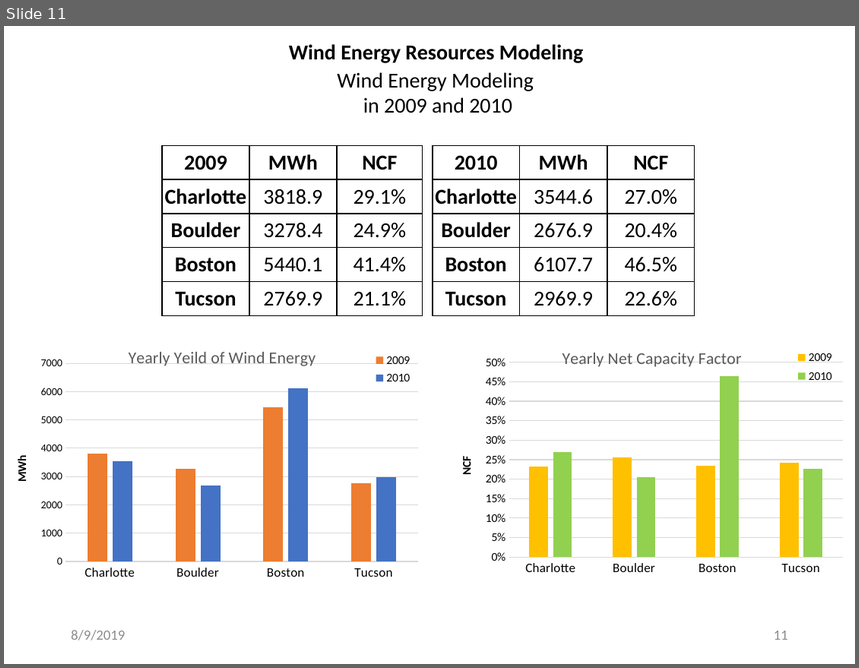
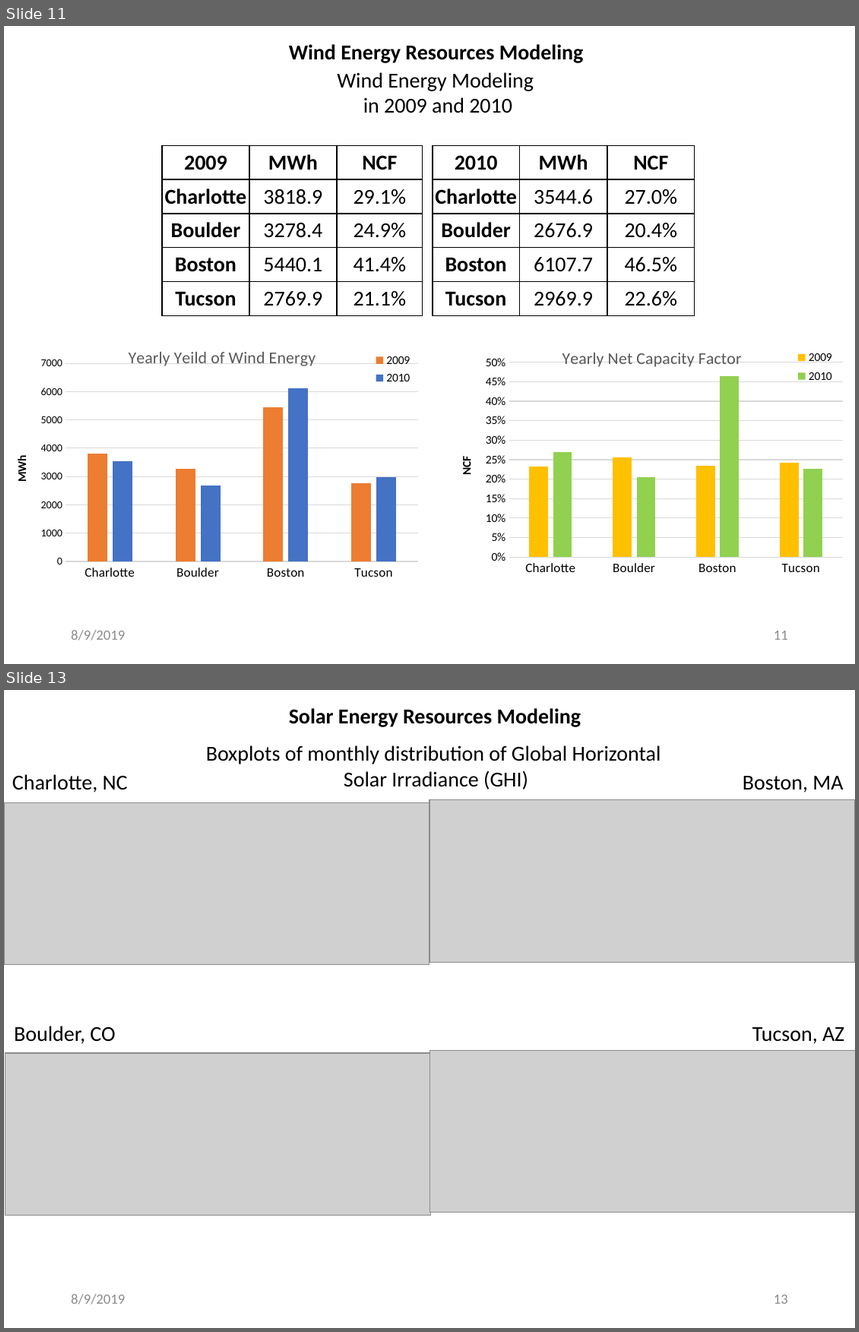
Before and after one commit to mhdella/Renewable-Energy-Analytics, a slide deck: +Presentation for Energy_Analytics/Wind_Solar_Energy_Modeling_Analysis.pptx. Shown one above the other, each under a label of ours: slide 11 before the commit, slides 11 and 13 after it; the slides between them are not shown. The pictures are 859x668 and 859x1332 pixels, drawn with LibreOffice and Linux fonts; fonts in the diff are those of the drawing; grey boxes stand for pictures. Boxes give left, top, right and bottom in pixels: in the first picture for what was removed or moved away, otherwise in the second. Text is boxed around its words. In the diff, an @@ line names an element or a change of style, - is before the commit and + after.

```diff
--- a/+Presentation for Energy_Analytics/Wind_Solar_Energy_Modeling_Analysis.pptx
+++ b/+Presentation for Energy_Analytics/Wind_Solar_Energy_Modeling_Analysis.pptx
@@ slide 13 added at (4,690,855,1328), background #FFFFFF @@
@@ text added at (289,708,582,727), 18 pt, text #000000, bold @@
+Solar Energy Resources Modeling
@@ text added at (206,745,661,790), 18 pt, text #000000 @@
+Boxplots of monthly distribution of Global Horizontal
+Solar Irradiance (GHI)
@@ text added at (12,774,128,793), 18 pt, text #000000 @@
+Charlotte, NC
@@ text added at (743,776,843,793), 18 pt, text #000000 @@
+Boston, MA
@@ picture added at (4,803,430,965) @@
@@ picture added at (430,799,855,962) @@
@@ text added at (14,1026,115,1044), 18 pt, text #000000 @@
+Boulder, CO
@@ text added at (753,1027,845,1044), 18 pt, text #000000 @@
+Tucson, AZ
@@ picture added at (5,1053,430,1215) @@
@@ picture added at (430,1050,855,1212) @@
@@ text added at (71,1294,125,1305), 12 pt, text #8C8C8C @@
+8/9/2019
@@ page number added at (774,1295,788,1304), 12 pt, text #8C8C8C @@
+13
```
Also in this commit, not shown: 1 other slide added, 1 other file.
